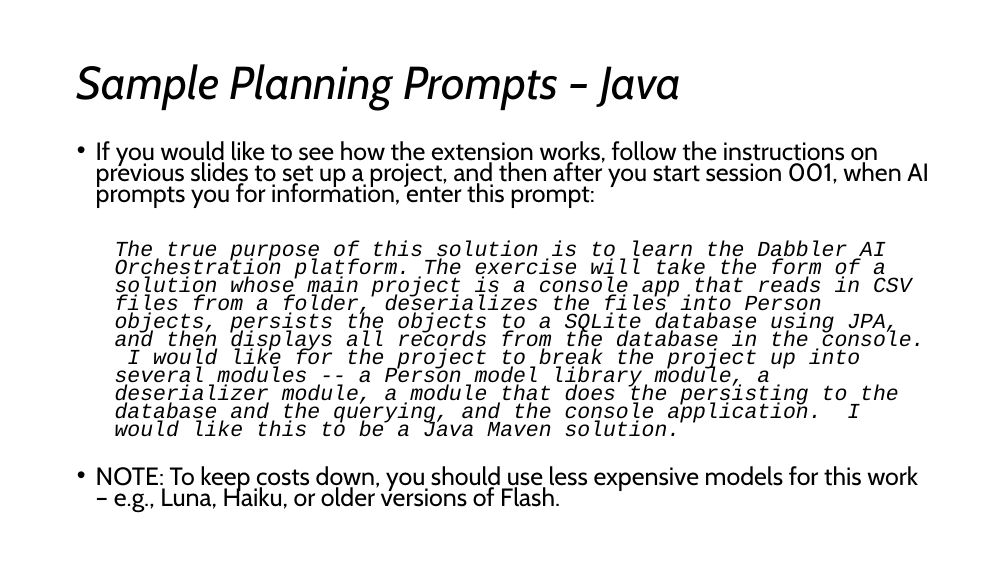
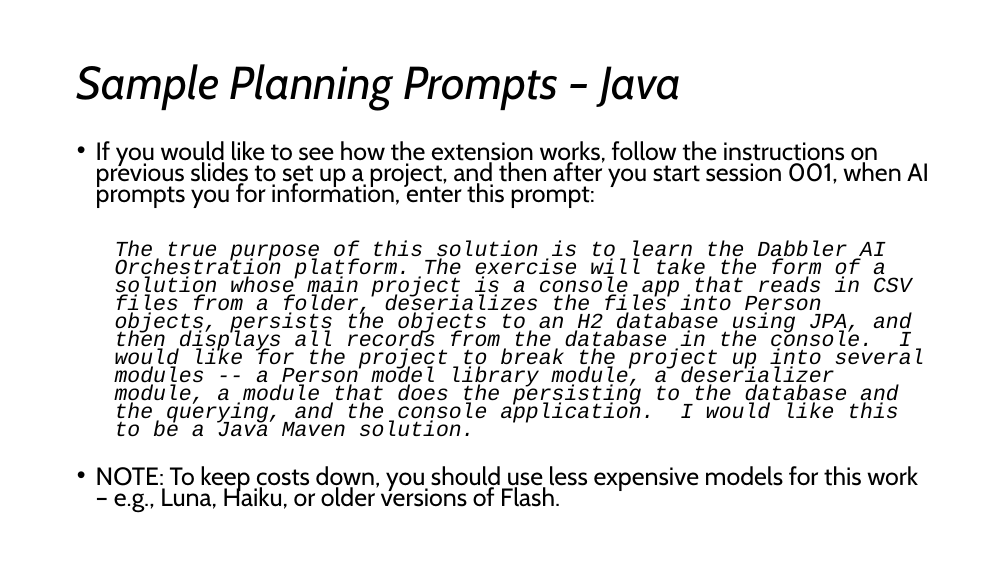
Before and after one commit to darndestdabbler/dabbler-ai-orchestration, a slide deck: slide 18 of docs/onboarding/ai-orchestration.pptx. Drawn at 1008x567 pixels with LibreOffice and Linux fonts; fonts in the diff are those of the drawing. Boxes give left, top, right and bottom in pixels: in the first picture for what was removed or moved away, otherwise in the second. Text is boxed around its words. In the diff, an @@ line names an element or a change of style, - is before the commit and + after.

Commit message:
Update Java Sample prompt to use H2, instead of SQLite -- makes it a little easier on the Java side.

```diff
--- a/docs/onboarding/ai-orchestration.pptx
+++ b/docs/onboarding/ai-orchestration.pptx
@@ text at <box>115,240,925,437</box>: text changed @@
-  The true purpose of this solution is to learn the Dabbler AI Orchestration platform. The exercise will take the form of a solution whose main project is a console app that reads in CSV files from a folder, deserializes the files into Person objects, persists the objects to a SQLite database using JPA, and then displays all records from the database in the console. I would like for the project to break the project up into several modules -- a Person model library module, a deserializer module, a module that does the persisting to the database and the querying, and the console application. I would like this to be a Java Maven solution.
+  The true purpose of this solution is to learn the Dabbler AI Orchestration platform. The exercise will take the form of a solution whose main project is a console app that reads in CSV files from a folder, deserializes the files into Person objects, persists the objects to an H2 database using JPA, and then displays all records from the database in the console. I would like for the project to break the project up into several modules -- a Person model library module, a deserializer module, a module that does the persisting to the database and the querying, and the console application. I would like this to be a Java Maven solution.
```
